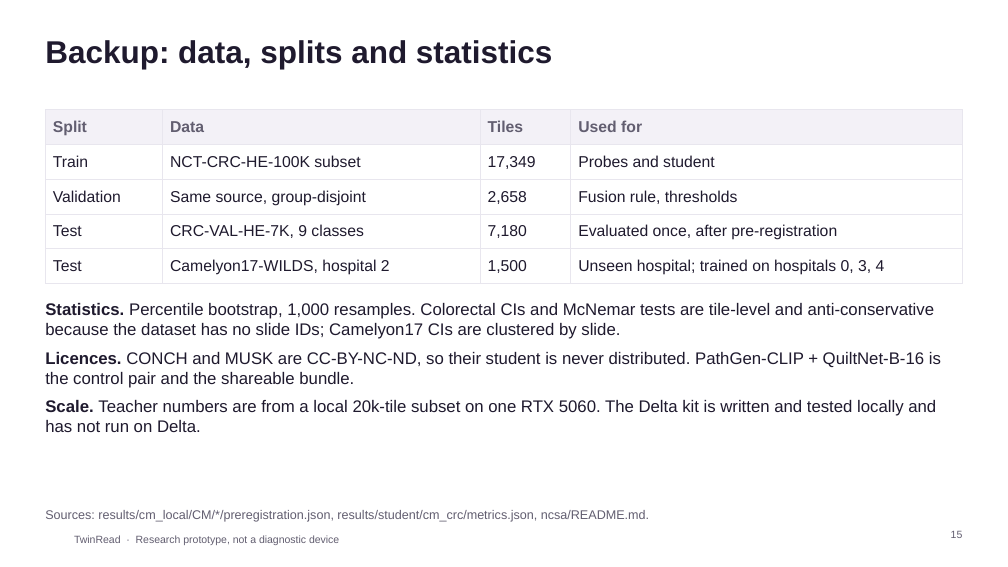
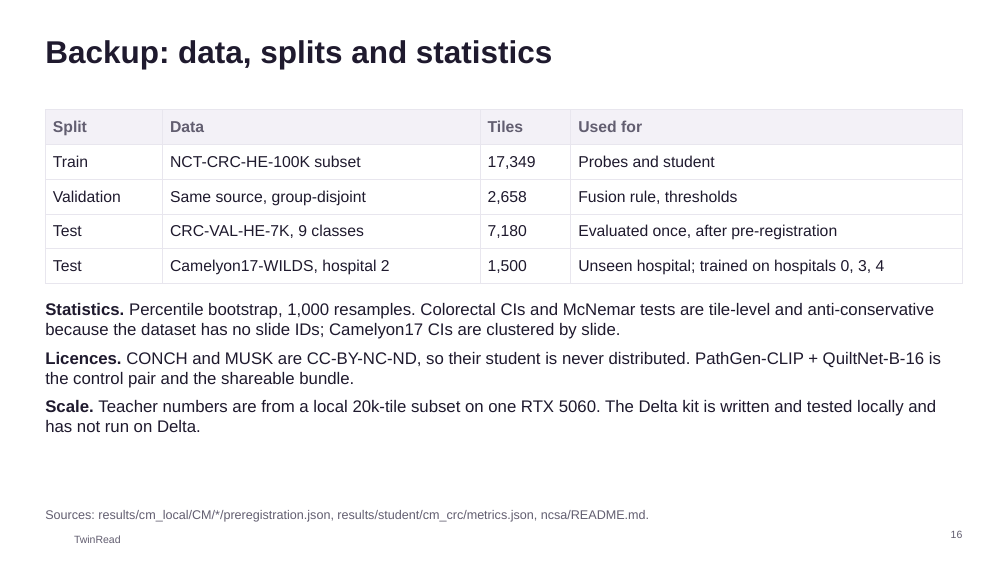
Before and after one commit to iujab/twinread-conch-musk-edge, a slide deck: slide 16 of docs/twinread_deck.pptx (slide 15 before the commit). Drawn at 1008x567 pixels with LibreOffice and Linux fonts; fonts in the diff are those of the drawing; background and template pictures are left out. Boxes give left, top, right and bottom in pixels: in the first picture for what was removed or moved away, otherwise in the second. Text is boxed around its words. In the diff, an @@ line names an element or a change of style, - is before the commit and + after.

```diff
--- a/docs/twinread_deck.pptx
+++ b/docs/twinread_deck.pptx
@@ text at (x1=74, y1=535, x2=121, y2=543): text changed @@
-TwinRead · Research prototype, not a diagnostic device
+TwinRead
```
Also in this commit, not shown: 18 other slides changed, 1 slide added, 8 other files.
